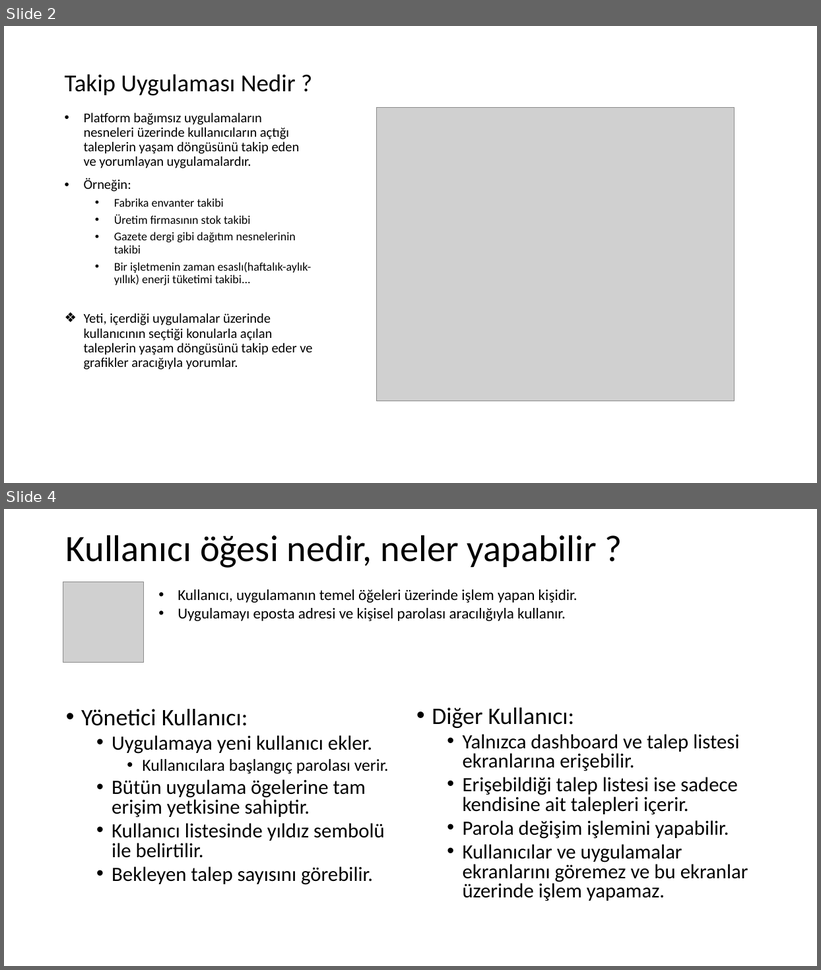
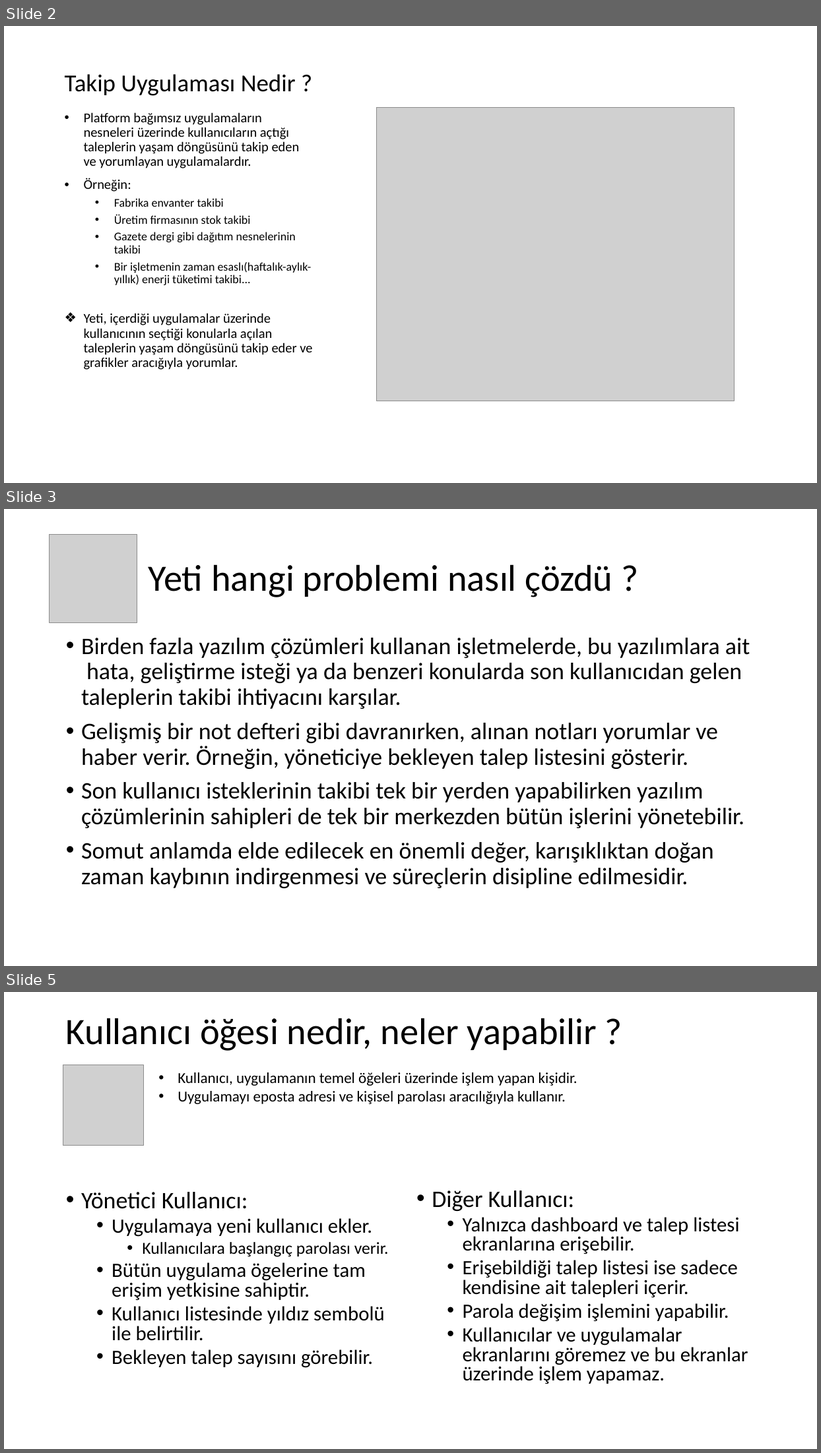
Before and after one commit to NisanurBulut/Yeti, a slide deck: Trailers/Yeti-Proje-Sunumu.pptx. Shown one above the other, each under a label of ours: slides 2 and 4 before the commit, slides 2, 3 and 5 after it; the slides between them are not shown. The pictures are 821x970 and 821x1453 pixels, drawn with LibreOffice and Linux fonts; fonts in the diff are those of the drawing; grey boxes stand for pictures. Boxes give left, top, right and bottom in pixels: in the first picture for what was removed or moved away, otherwise in the second. Text is boxed around its words. In the diff, an @@ line names an element or a change of style, - is before the commit and + after.

```diff
--- a/Trailers/Yeti-Proje-Sunumu.pptx
+++ b/Trailers/Yeti-Proje-Sunumu.pptx
@@ slide 3 added at [4,509,817,966], background #FFFFFF @@
@@ picture added at [49,535,137,623] @@
@@ title added at [149,564,613,597], 44 pt, text #000000 @@
+Yeti hangi problemi nasıl çözdü ?
@@ text added at [81,638,750,889], 28 pt, text #000000 @@
+• Birden fazla yazılım çözümleri kullanan işletmelerde, bu yazılımlara ait hata, geliştirme isteği ya da benzeri konularda son kullanıcıdan gelen taleplerin takibi ihtiyacını karşılar.
+• Gelişmiş bir not defteri gibi davranırken, alınan notları yorumlar ve haber verir. Örneğin, yöneticiye bekleyen talep listesini gösterir.
+• Son kullanıcı isteklerinin takibi tek bir yerden yapabilirken yazılım çözümlerinin sahipleri de tek bir merkezden bütün işlerini yönetebilir.
+• Somut anlamda elde edilecek en önemli değer, karışıklıktan doğan zaman kaybının indirgenmesi ve süreçlerin disipline edilmesidir.
@@ what was slide 4 is now slide 5 @@
```
Also in this commit, not shown: 2 slides changed.
